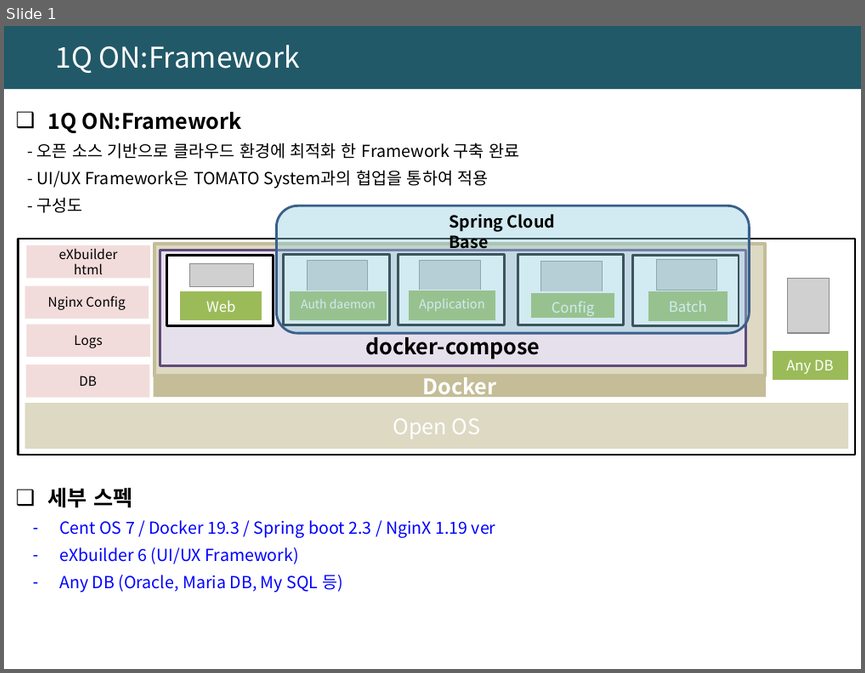
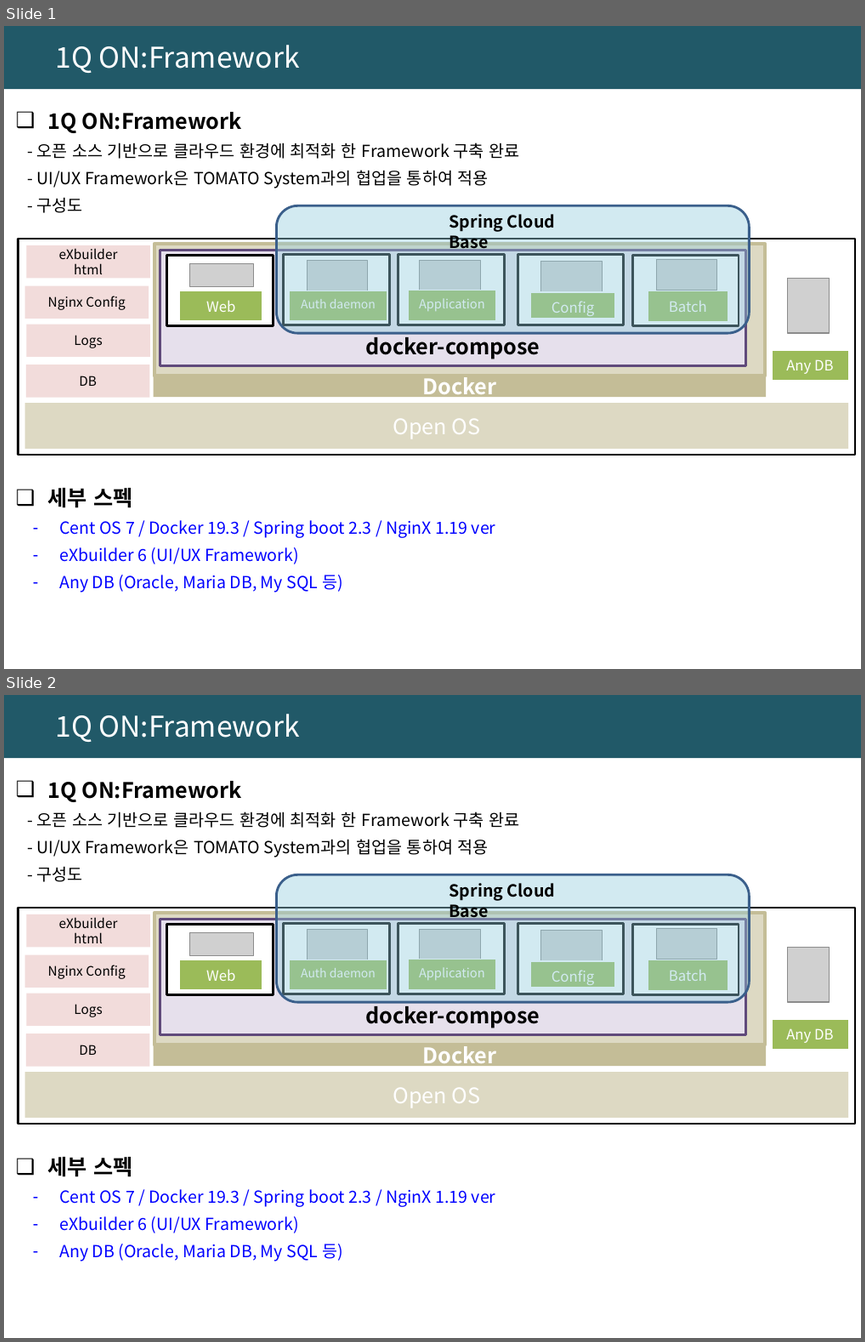
Before and after one commit to najavara/hello-world, a slide deck: 개발환경_1Q_ON_Framework.pptx. Shown one above the other, each under a label of ours: slide 1 before the commit, slides 1 and 2 after it. The pictures are 865x673 and 865x1342 pixels, drawn with LibreOffice and Linux fonts; fonts in the diff are those of the drawing; grey boxes stand for pictures. Boxes give left, top, right and bottom in pixels: in the first picture for what was removed or moved away, otherwise in the second. Text is boxed around its words. In the diff, an @@ line names an element or a change of style, - is before the commit and + after.

Commit message:
second commit

```diff
--- a/개발환경_1Q_ON_Framework.pptx
+++ b/개발환경_1Q_ON_Framework.pptx
@@ slide 2 added at box(4, 695, 861, 1338), background #FFFFFF @@
@@ rectangle added at box(4, 695, 861, 759), fill #215968 @@
@@ title added at box(55, 714, 300, 742), 24 pt, text #FFFFFF @@
+1Q ON:Framework
@@ text added at box(36, 781, 520, 882), 14 pt, text #000000 @@
+❑ 1Q ON:Framework
+- 오픈 소스 기반으로 클라우드 환경에 최적화 한 Framework 구축 완료
+- UI/UX Framework은 TOMATO System과의 협업을 통하여 적용
+- 구성도
@@ rounded rectangle added at box(277, 875, 749, 1003), fill #93CDDD at 41% opacity, outline #3A5F8C 2 pt @@
@@ text added at box(449, 883, 555, 922), 14 pt, text #000000, bold @@
+Spring Cloud Base
@@ rectangle added at box(18, 907, 855, 1123), outline #000000 2 pt @@
@@ rectangle added at box(26, 914, 149, 947), fill #F2DCDB, 11 pt, text #000000 @@
+eXbuilder
+html
@@ rectangle added at box(154, 913, 765, 1044), fill #DDD9C3, outline #C4BD97 3 pt @@
@@ rectangle added at box(160, 919, 745, 1034), fill #E6E0EC, outline #604A7B 2.25 pt, 18 pt, text #000000, bold @@
+docker-compose
@@ rectangle added at box(284, 924, 390, 994), fill #FFFFFF, outline #000000 2 pt @@
@@ rectangle added at box(398, 924, 505, 994), fill #FFFFFF, outline #000000 2 pt @@
@@ rectangle added at box(517, 924, 624, 994), fill #FFFFFF, outline #000000 2 pt @@
@@ rectangle added at box(167, 925, 273, 995), fill #FFFFFF, outline #000000 2 pt @@
@@ picture added at box(190, 932, 253, 955) @@
@@ picture added at box(307, 930, 367, 959) @@
@@ picture added at box(420, 930, 480, 959) @@
@@ picture added at box(541, 930, 602, 960) @@
@@ rectangle added at box(633, 925, 739, 995), fill #FFFFFF, outline #000000 2 pt @@
@@ picture added at box(656, 929, 717, 959) @@
@@ picture added at box(787, 947, 828, 1002) @@
@@ rectangle added at box(25, 954, 148, 987), fill #F2DCDB, 11 pt, text #000000 @@
+Nginx Config
@@ table added at box(180, 959, 262, 990), 1 rows, 1 columns @@
+Web
@@ table added at box(290, 959, 388, 990), 1 rows, 1 columns @@
+Auth daemon
@@ table added at box(409, 959, 496, 989), 1 rows, 1 columns @@
+Application
@@ table added at box(531, 960, 615, 988), 1 rows, 1 columns @@
+Config
@@ table added at box(648, 959, 728, 990), 1 rows, 1 columns @@
+Batch
@@ rectangle added at box(26, 993, 149, 1026), fill #F2DCDB, 11 pt, text #000000 @@
+Logs
@@ table added at box(772, 1019, 848, 1049), 1 rows, 1 columns @@
+Any DB
@@ rectangle added at box(26, 1033, 149, 1066), fill #F2DCDB, 11 pt, text #000000 @@
+DB
@@ rectangle added at box(153, 1044, 766, 1066), fill #C4BD97, 18 pt, text #FFFFFF, bold @@
+Docker
@@ rectangle added at box(25, 1072, 849, 1117), fill #DDD9C3, 18 pt, text #FFFFFF @@
+Open OS
@@ text added at box(48, 1157, 496, 1261), 14 pt, text #0000FF @@
+❑ 세부 스펙
+– Cent OS 7 / Docker 19.3 / Spring boot 2.3 / NginX 1.19 ver
+– eXbuilder 6 (UI/UX Framework)
+– Any DB (Oracle, Maria DB, My SQL 등)
```
